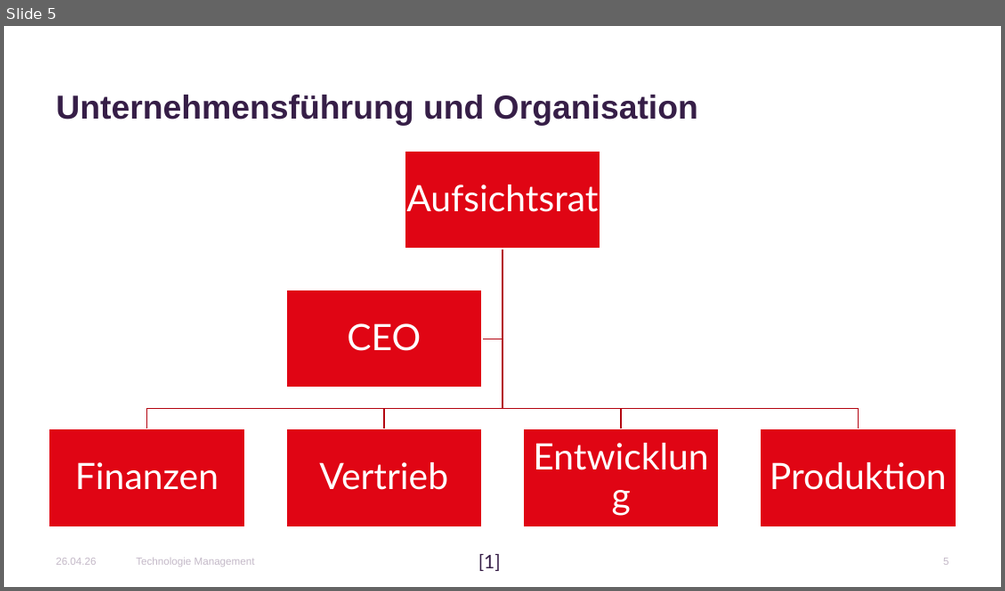
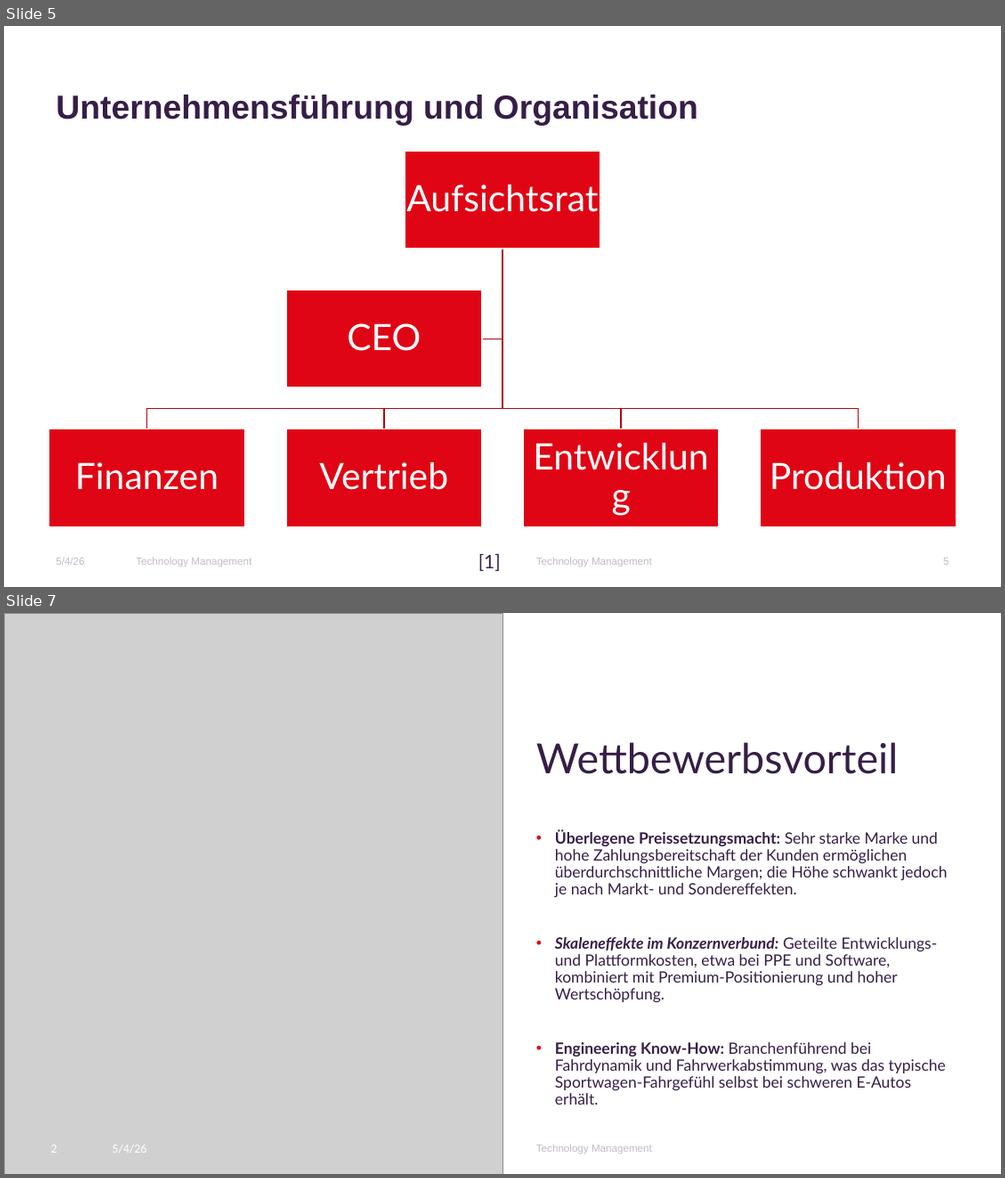
Before and after one commit to Erickk0/Master, a slide deck: 1. Semester/Technology Management/Praktikum/PorscheTechManagement1.pptx. Shown one above the other, each under a label of ours: slide 5 before the commit, slides 5 and 7 after it; the slides between them are not shown. The pictures are 1005x591 and 1005x1178 pixels, drawn with LibreOffice and Linux fonts; fonts in the diff are those of the drawing; grey boxes stand for pictures; background and template pictures are left out. Boxes give left, top, right and bottom in pixels: in the first picture for what was removed or moved away, otherwise in the second. Text is boxed around its words. In the diff, an @@ line names an element or a change of style, - is before the commit and + after.

```diff
--- a/1. Semester/Technology Management/Praktikum/PorscheTechManagement1.pptx
+++ b/1. Semester/Technology Management/Praktikum/PorscheTechManagement1.pptx
@@ slide 7 added at (x1=4, y1=613, x2=1001, y2=1174), background #FFFFFF @@
@@ picture added at (x1=4, y1=613, x2=502, y2=1174) @@
@@ title added at (x1=536, y1=742, x2=898, y2=774), 40 pt, text #361E47 @@
+Wettbewerbsvorteil
@@ text added at (x1=555, y1=830, x2=947, y2=1104), 15 pt, text #361E47 @@
+• Überlegene Preissetzungsmacht: Sehr starke Marke und hohe Zahlungsbereitschaft der Kunden ermöglichen überdurchschnittliche Margen; die Höhe schwankt jedoch je nach Markt- und Sondereffekten.
+• Skaleneffekte im Konzernverbund: Geteilte Entwicklungs- und Plattformkosten, etwa bei PPE und Software, kombiniert mit Premium-Positionierung und hoher Wertschöpfung.
+• Engineering Know-How: Branchenführend bei Fahrdynamik und Fahrwerkabstimmung, was das typische Sportwagen-Fahrgefühl selbst bei schweren E-Autos erhält.
@@ text added at (x1=51, y1=1144, x2=57, y2=1152), 12 pt, text #FFFFFF @@
+2
@@ text added at (x1=112, y1=1144, x2=146, y2=1152), 12 pt, text #FFFFFF @@
+5/4/26
@@ text added at (x1=536, y1=1144, x2=652, y2=1153), 10 pt, text #C4B9C8 @@
+Technology Management
@@ slide 5 changed as well @@
@@ text at (x1=56, y1=557, x2=84, y2=564): text changed @@
-26.04.26
+5/4/26
@@ text at (x1=136, y1=557, x2=251, y2=566): text changed @@
-Technologie Management
+Technology Management
@@ text added at (x1=536, y1=557, x2=652, y2=566), 10 pt, text #C4B9C8 @@
+Technology Management
```
Also in this commit, not shown: 5 other slides changed, 4 other slides added, 3 other files.
